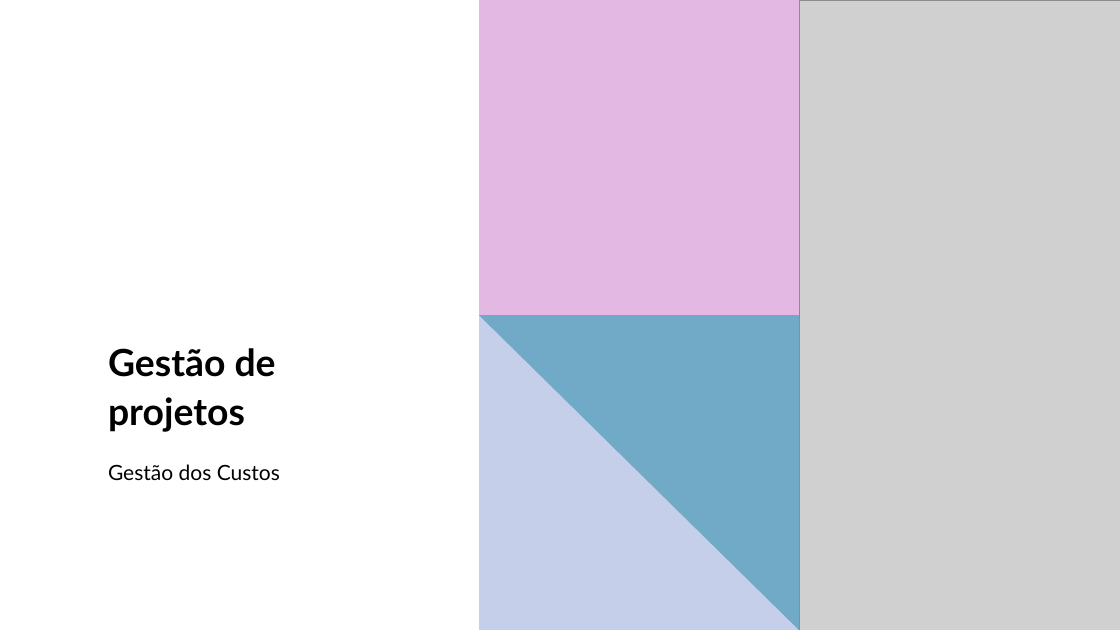
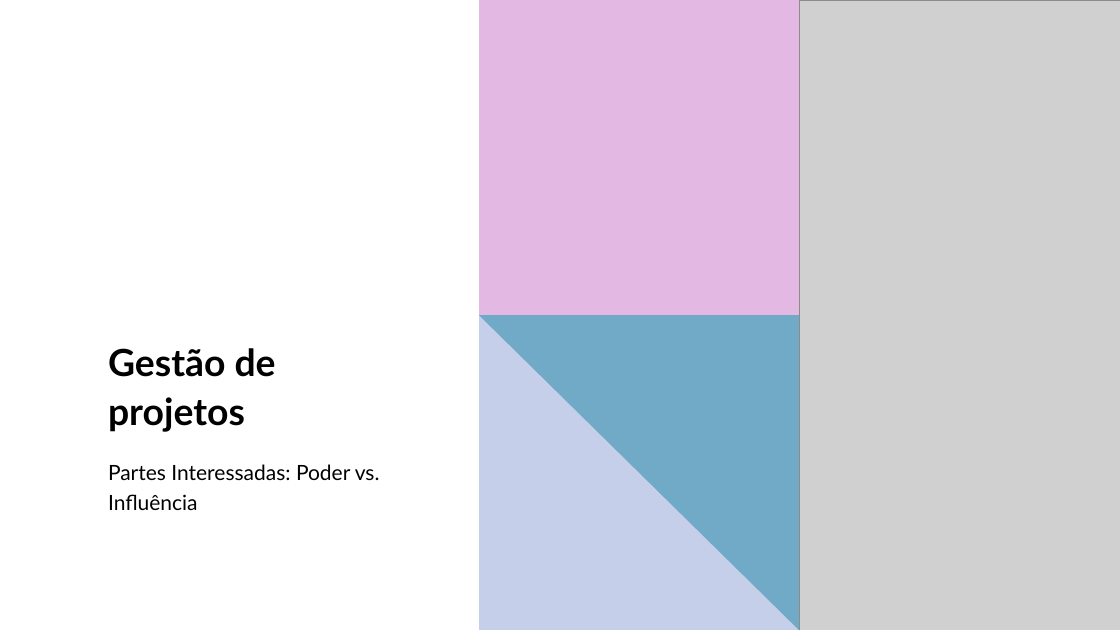
Before and after one commit to LeonardoRaiz/FATEC, a slide deck: slide 1 of Aulas/Gestao de Projetos/PPT/Aula 09/Aula 09.pptx. Drawn at 1120x630 pixels with LibreOffice and Linux fonts; fonts in the diff are those of the drawing; grey boxes stand for pictures. Boxes give left, top, right and bottom in pixels: in the first picture for what was removed or moved away, otherwise in the second. Text is boxed around its words. In the diff, an @@ line names an element or a change of style, - is before the commit and + after.

```diff
--- a/Aulas/Gestao de Projetos/PPT/Aula 09/Aula 09.pptx
+++ b/Aulas/Gestao de Projetos/PPT/Aula 09/Aula 09.pptx
@@ subtitle at [108,464,380,510]: text changed @@
-Gestão dos Custos
+Partes Interessadas: Poder vs. Influência
```
Also in this commit, not shown: 10 slides added, 11 slides removed, 15 other files.
